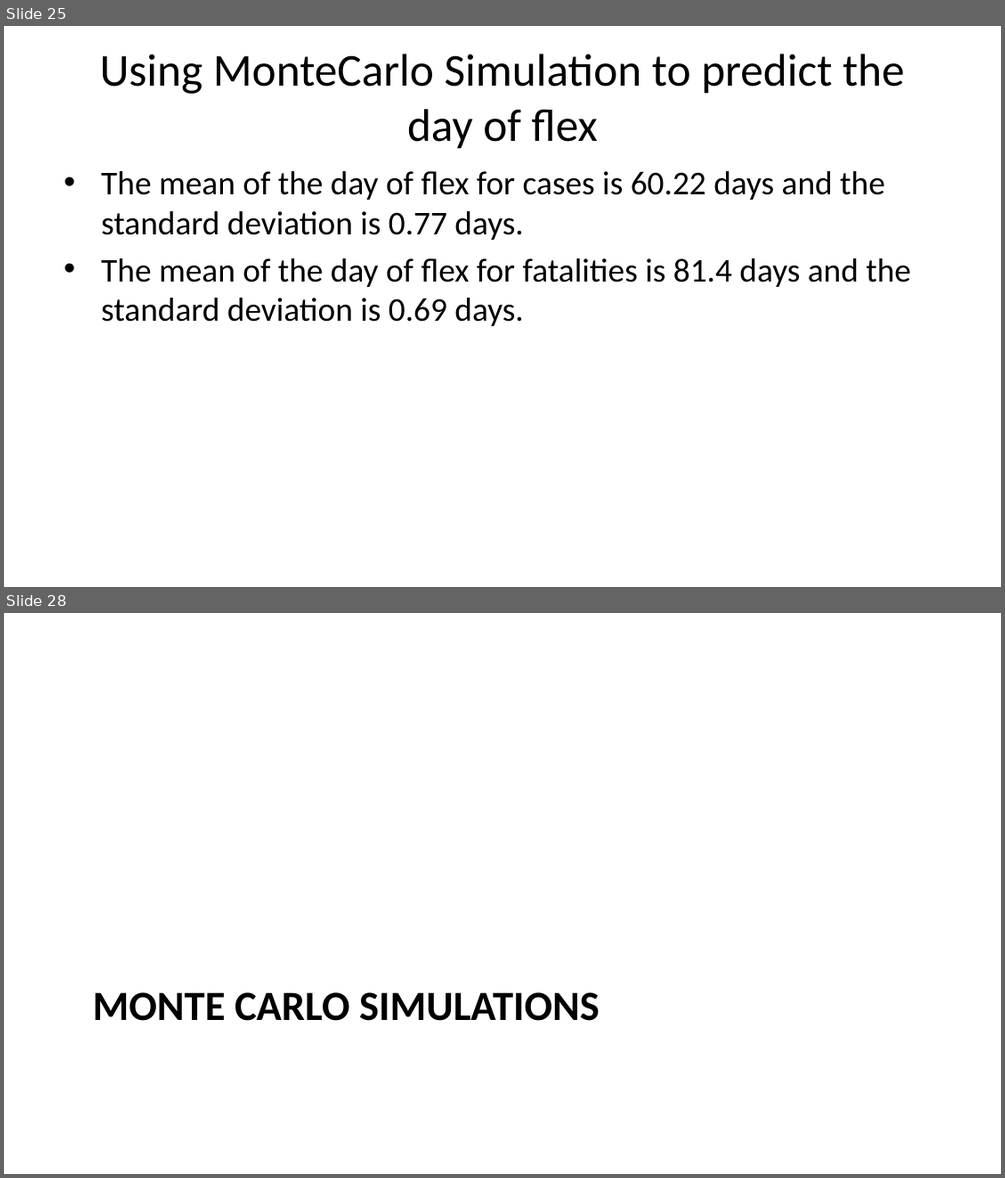
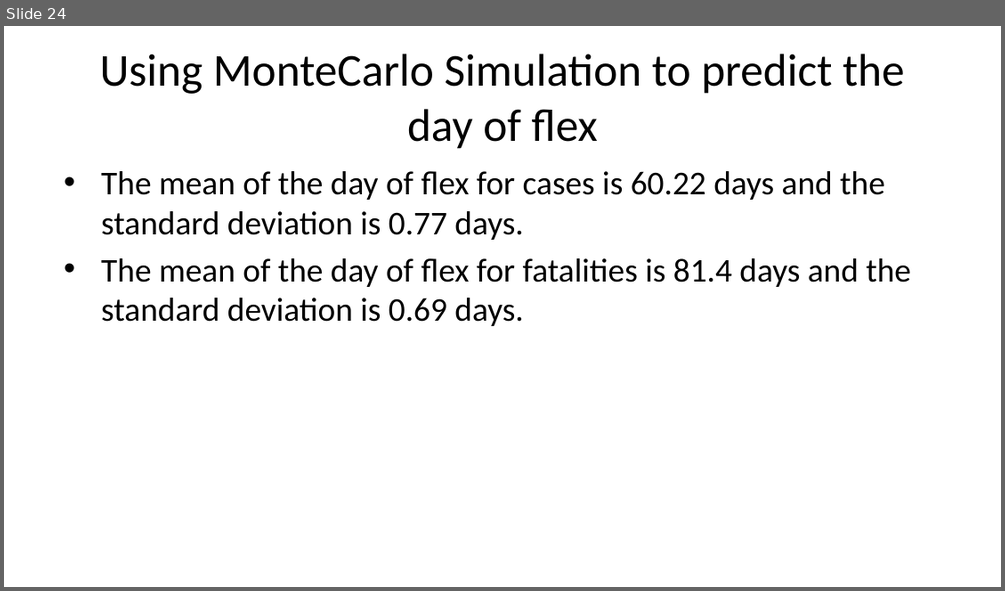
Before and after one commit to austinlackey/covid-simulations, a slide deck: main.pptx. Shown one above the other, each under a label of ours: slides 25 and 28 before the commit, slide 24 after it; the slides between them are not shown. The pictures are 1005x1178 and 1005x591 pixels, drawn with LibreOffice and Linux fonts; fonts in the diff are those of the drawing. Boxes give left, top, right and bottom in pixels: in the first picture for what was removed or moved away, otherwise in the second. Text is boxed around its words. In the diff, an @@ line names an element or a change of style, - is before the commit and + after.

```diff
--- a/main.pptx
+++ b/main.pptx
@@ slide 28 removed at <box>4,613,1001,1174</box>, background #FFFFFF @@
@@ title removed at <box>93,992,599,1021</box> @@
-MONTE CARLO SIMULATIONS
@@ what was slide 25 is now slide 24 @@
```
Also in this commit, not shown: 4 other slides removed, 1 other file.
